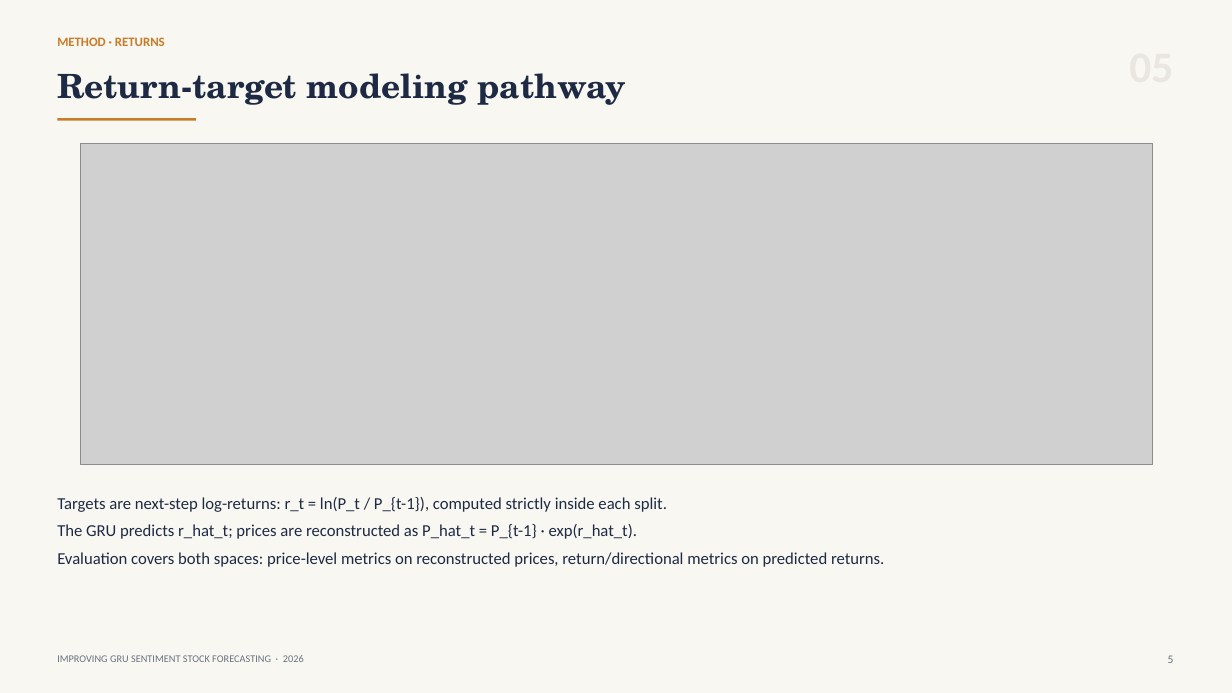
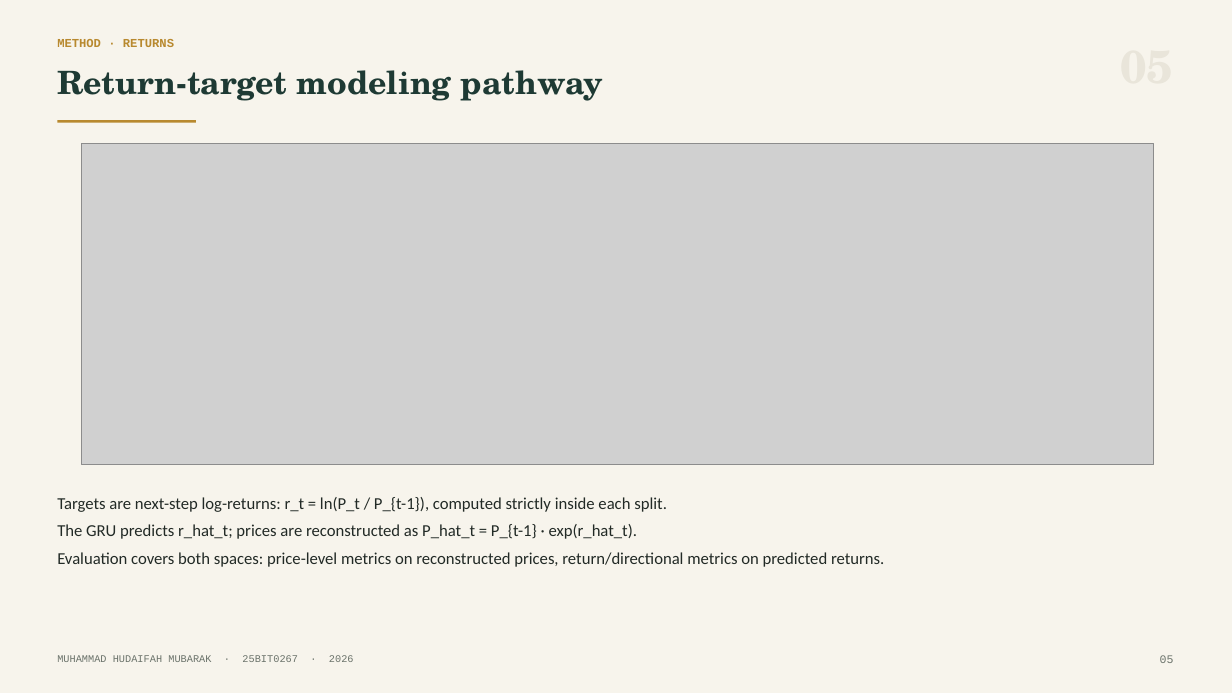
Before and after one commit to hudaifahwins/improving-gru-sentiment-stock-forecasting-padmakumari-maam, a slide deck: slide 6 of PROJECT_PRESENTATION.pptx. Drawn at 1232x693 pixels with LibreOffice and Linux fonts; fonts in the diff are those of the drawing; grey boxes stand for pictures. Boxes give left, top, right and bottom in pixels: in the first picture for what was removed or moved away, otherwise in the second. Text is boxed around its words. In the diff, an @@ line names an element or a change of style, - is before the commit and + after.

Commit message:
design: unify pine/brass palette across deck and report; verified zero-overlap deck

```diff
--- a/PROJECT_PRESENTATION.pptx
+++ b/PROJECT_PRESENTATION.pptx
@@ rectangle at box(0, 0, 1232, 693): fill #F8F7F2 to #F7F4EC @@
@@ text "METHOD · RETURNS" at box(57, 39, 174, 47): size 10 to 9.5 pt, font Calibri to Courier New, text colour #C87B28 to #B8892F @@
@@ text "Return-target modeling pathway" at box(57, 70, 604, 101): size 26 to 25 pt, text colour #1E2A44 to #1E3A34 @@
@@ rectangle at box(57, 120, 196, 123): fill #C87B28 to #B8892F @@
@@ text "Targets are next-step log-returns: r_t ..." at box(57, 497, 884, 567): text colour #1E2A44 to #222A26 @@
@@ text at box(57, 655, 354, 662): text changed; font Calibri to Courier New; text colour #6A7280 to #6B736B @@
-IMPROVING GRU SENTIMENT STOCK FORECASTING · 2026
+MUHAMMAD HUDAIFAH MUBARAK · 25BIT0267 · 2026
@@ text at box(1160, 655, 1174, 663): text changed; font Calibri to Courier New; text colour #6A7280 to #6B736B @@
-5
+05
```
Also in this commit, not shown: 11 other slides changed, 1 other file.
